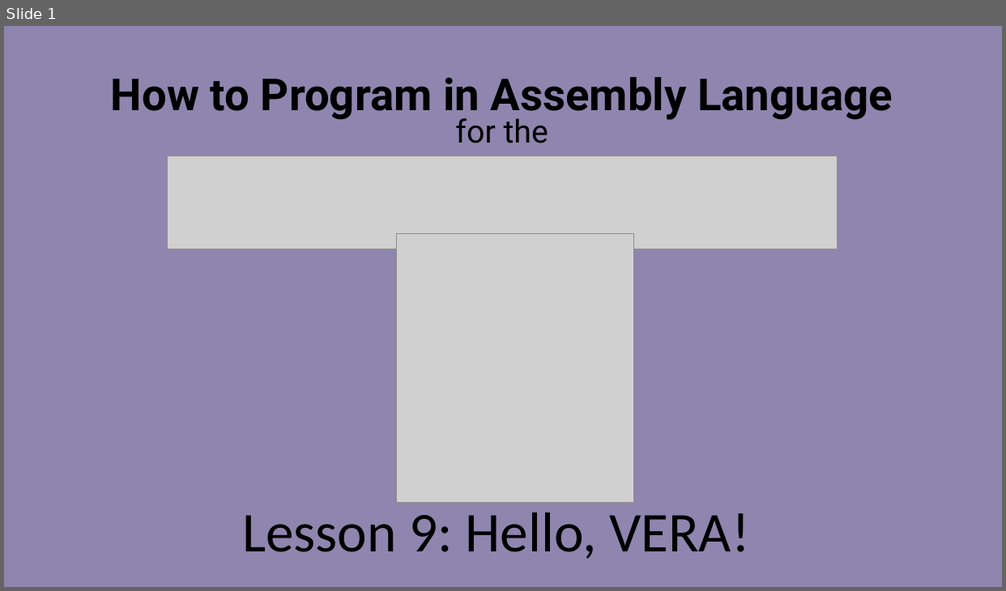
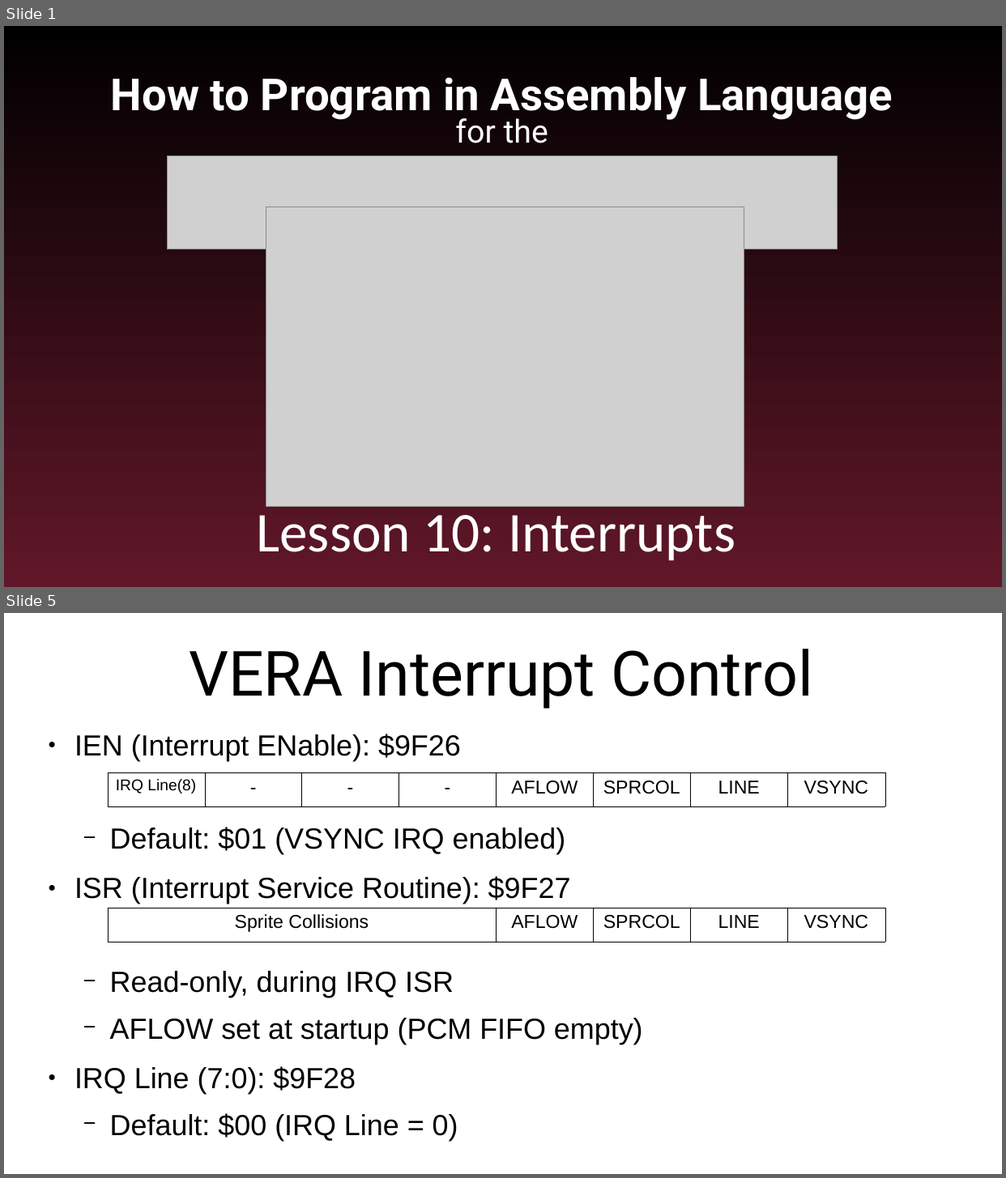
Before and after one commit to SlithyMatt/x16-assembly-tutorial, a slide deck: Lesson10/Lesson10.odp. Shown one above the other, each under a label of ours: slide 1 before the commit, slides 1 and 5 after it; the slides between them are not shown. The pictures are 1006x591 and 1006x1178 pixels, drawn with LibreOffice and Linux fonts; fonts in the diff are those of the drawing; grey boxes stand for pictures. Boxes give left, top, right and bottom in pixels: in the first picture for what was removed or moved away, otherwise in the second. Text is boxed around its words. In the diff, an @@ line names an element or a change of style, - is before the commit and + after.

Commit message:
lesson 10 slides done

```diff
--- a/Lesson10/Lesson10.odp
+++ b/Lesson10/Lesson10.odp
@@ slide 5 added at box(4, 613, 1002, 1174), background #FFFFFF @@
@@ title added at box(189, 649, 813, 709), 60 pt, text #000000 @@
+VERA Interrupt Control
@@ text added at box(74, 734, 643, 1141), 28 pt, text #000000 @@
+● IEN (Interrupt ENable): $9F26
+  − Default: $01 (VSYNC IRQ enabled)
+● ISR (Interrupt Service Routine): $9F27
+  − Read-only, during IRQ ISR
+  − AFLOW set at startup (PCM FIFO empty)
+● IRQ Line (7:0): $9F28
+  − Default: $00 (IRQ Line = 0)
@@ table added at box(108, 773, 886, 807), 1 rows, 8 columns @@
+IRQ Line(8) | - | - | - | AFLOW | SPRCOL | LINE | VSYNC
@@ table added at box(108, 908, 885, 942), 1 rows, 5 columns @@
+Sprite Collisions | AFLOW | SPRCOL | LINE | VSYNC
@@ slide 1 changed as well @@
@@ background #8E86AE to gradient #000000 to #611729 @@
@@ title "How to Program in Assembly ..." at box(111, 77, 893, 143): text colour #000000 to #FFFFFF @@
@@ picture: place and size @@
-picture at box(396, 233, 633, 503)
+picture at box(266, 207, 744, 506)
@@ subtitle at box(256, 506, 735, 561): text changed; text colour #000000 to #FFFFFF @@
-Lesson 9: Hello, VERA!
+Lesson 10: Interrupts
```
Also in this commit, not shown: 5 other slides added, 16 slides removed.
